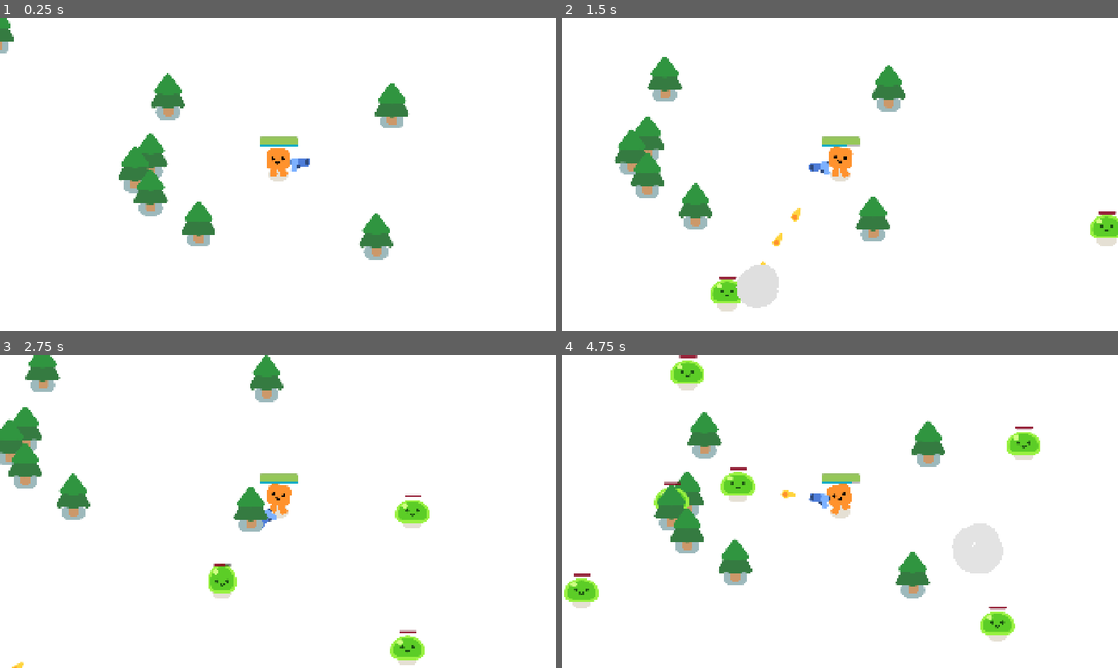
Above: before the commit, frames 1-4 (two rows, left to right).
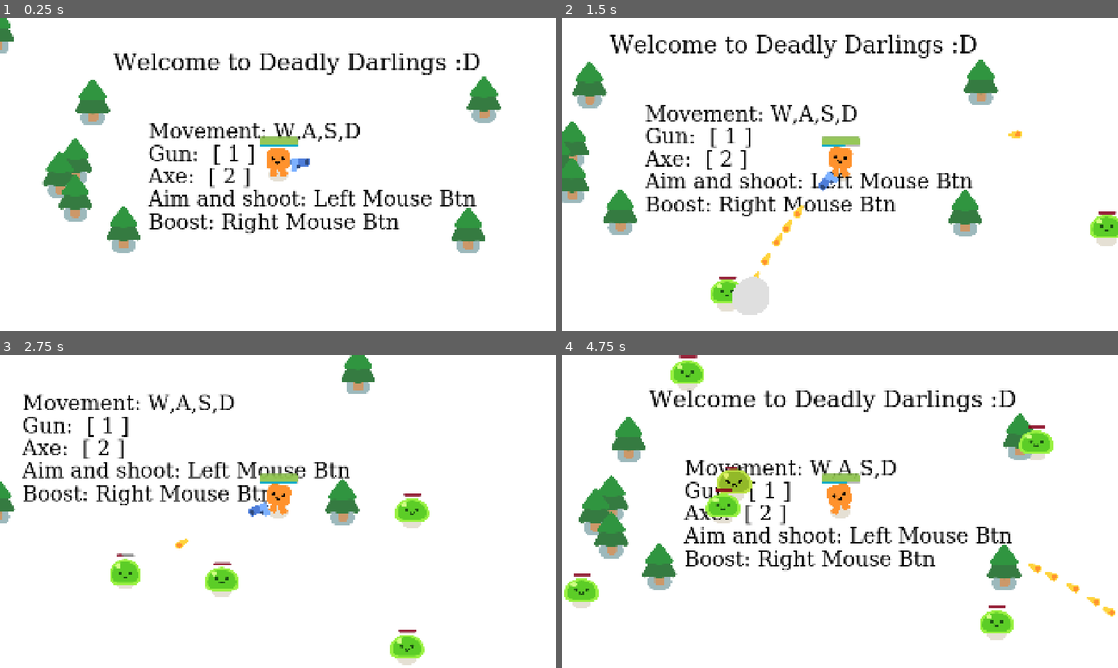
Above: after the commit, the same moments.

Repository: TohidEq/uni-godot-games
Game: Godot game, scene res://game.tscn
Same seed, same stepped clock (60 frames per second), same inputs: the game is played once before the commit and once after it.
Inputs (mouse positions are in pixels of both pictures, inside the frame that each line leads up to):
- Up to frame 1 (0.25 s): no input
- Up to frame 2 (1.5 s): move the mouse to (962, 158) at 0.52 s; hold D (move_right) 0.53-1.28 s; hold Right mouse button (boost) 0.53-1.28 s; click (962, 158) at 0.8 s; move the mouse to (728, 190) at 1.27 s; hold S (move_down) from 1.28 s (still down); click (728, 190) at 1.35 s
- Up to frame 3 (2.75 s): tap 2 (select_axe, bound only after the commit) at 1.55 s; move the mouse to (333, 442) at 2.02 s; release S (move_down) at 2.03 s; hold D (move_right) from 2.03 s (still down); hold 2 (select_axe, bound only after the commit) from 2.03 s (still down); tap 1 (select_wpn, bound only after the commit) at 2.3 s
- Up to frame 4 (4.75 s): move the mouse to (812, 574) at 2.77 s; release D (move_right) at 2.78 s; release 2 (select_axe, bound only after the commit) at 2.78 s; hold W (move_up) 2.78-3.53 s; tap 1 (select_wpn, bound only after the commit) at 2.85 s; right-click (812, 574) at 3.05 s; move the mouse to (1006, 558) at 3.52 s; hold Right mouse button (boost) 3.53-4.28 s; hold A (move_left) from 3.53 s (still down); click (1006, 558) at 3.8 s; move the mouse to (673, 464) at 4.27 s; click (673, 464) at 4.35 s; tap 2 (select_axe, bound only after the commit) at 4.55 s

The runs differ from the first frame. In frame 1, 12% of the frame differs, in the area x 7-91%, y 11-78%; in frame 2, 13%; in frame 3, 9.5%; in frame 4, 15%, in the area x 3-100%, y 11-92%.

Commit message:
Add Axe wpn

Diff:
--- /dev/null
+++ b/deadlydarlings/axe/axe.gd
@@ -0,0 +1,74 @@
+extends Node2D
+
+@onready var fire_rate_animation: AnimationPlayer = $FireRateAnimation
+
+
+@export var normal_firerate = 0.7
+var fire_rate = normal_firerate;
+
+var selected = true;
+
+@onready var timer: Timer = $Timer
+
+func _ready() -> void:
+  set_visible(false)
+
+
+func select_wpn(value=true):
+  selected = value;
+
+
+
+func _process(delta: float) -> void:
+  #set_visible(selected)
+  timer.set_wait_time(1.8 - fire_rate + 0.05)
+
+
+
+@onready var axe_pivot: Marker2D = $AxePivot
+
+
+func start_boost_firerate():
+  axe_pivot.scale.x=1.5
+  fire_animation.speed_scale=2
+  fire_rate = 1.8;
+  shoot()
+
+
+func end_boost_firerate():
+  axe_pivot.scale.x=1
+  fire_animation.speed_scale = 1
+  fire_rate = normal_firerate
+
+
+
+# mishe ye item ro zamin gozasht ke age khordimesh, in func ejra she...(10 sanie boost)s
+func boost_firerate():
+  fire_rate_animation.play("boost_firerate")
+
+
+@onready var fire_animation: AnimationPlayer = $FireAnimation
+
+func shoot():
+  if selected:
+    set_visible(true)
+    fire_animation.play("spin")
+
+
+
+
+func _on_timer_timeout() -> void:
+  if selected:
+    shoot()
+
+
+
+
+
+func _on_area_2d_body_entered(body: Node2D) -> void:
+  if body.has_method("take_damage"):
+    print("body:")
+    print(body)
+    body.take_damage();
+  if body.has_method("fallback"):
+    body.fallback(0.1)
--- /dev/null
+++ b/deadlydarlings/axe/axe.tscn
@@ -0,0 +1,186 @@
+[gd_scene load_steps=10 format=3 uid="uid://bpxnnn4pr0mya"]
+
+[ext_resource type="Script" uid="uid://dwtwcyi5qpd7h" path="res://axe/axe.gd" id="1_g4gfw"]
+[ext_resource type="Texture2D" uid="uid://bxw5x35lxhhmo" path="res://axe/Red Axe.png" id="1_ib58u"]
+
+[sub_resource type="CircleShape2D" id="CircleShape2D_g4gfw"]
+radius = 48.0
+
+[sub_resource type="RectangleShape2D" id="RectangleShape2D_ib58u"]
+size = Vector2(135, 20)
+
+[sub_resource type="Animation" id="Animation_g4gfw"]
+resource_name = "spin"
+length = 0.5
+tracks/0/type = "value"
+tracks/0/imported = false
+tracks/0/enabled = true
+tracks/0/path = NodePath("AxePivot:rotation")
+tracks/0/interp = 1
+tracks/0/loop_wrap = true
+tracks/0/keys = {
+"times": PackedFloat32Array(0, 0.5),
+"transitions": PackedFloat32Array(1, 1),
+"update": 0,
+"values": [0.0, 6.28319]
+}
+tracks/1/type = "value"
+tracks/1/imported = false
+tracks/1/enabled = true
+tracks/1/path = NodePath("AxePivot/Area2D/CollisionShape2D2:disabled")
+tracks/1/interp = 1
+tracks/1/loop_wrap = true
+tracks/1/keys = {
+"times": PackedFloat32Array(0, 0.5),
+"transitions": PackedFloat32Array(1, 1),
+"update": 1,
+"values": [false, true]
+}
+tracks/2/type = "value"
+tracks/2/imported = false
+tracks/2/enabled = true
+tracks/2/path = NodePath("AxePivot/Area2D/CollisionShape2D:disabled")
+tracks/2/interp = 1
+tracks/2/loop_wrap = true
+tracks/2/keys = {
+"times": PackedFloat32Array(0, 0.5),
+"transitions": PackedFloat32Array(1, 1),
+"update": 1,
+"values": [false, true]
+}
+tracks/3/type = "value"
+tracks/3/imported = false
+tracks/3/enabled = true
+tracks/3/path = NodePath("AxePivot:visible")
+tracks/3/interp = 1
+tracks/3/loop_wrap = true
+tracks/3/keys = {
+"times": PackedFloat32Array(0, 0.5),
+"transitions": PackedFloat32Array(1, 1),
+"update": 1,
+"values": [true, false]
+}
+
+[sub_resource type="Animation" id="Animation_qvt6e"]
+length = 0.001
+tracks/0/type = "value"
+tracks/0/imported = false
+tracks/0/enabled = true
+tracks/0/path = NodePath("AxePivot:rotation")
+tracks/0/interp = 1
+tracks/0/loop_wrap = true
+tracks/0/keys = {
+"times": PackedFloat32Array(0),
+"transitions": PackedFloat32Array(1),
+"update": 0,
+"values": [0.0]
+}
+tracks/1/type = "value"
+tracks/1/imported = false
+tracks/1/enabled = true
+tracks/1/path = NodePath("AxePivot/Area2D/CollisionShape2D2:disabled")
+tracks/1/interp = 1
+tracks/1/loop_wrap = true
+tracks/1/keys = {
+"times": PackedFloat32Array(0),
+"transitions": PackedFloat32Array(1),
+"update": 1,
+"values": [true]
+}
+tracks/2/type = "value"
+tracks/2/imported = false
+tracks/2/enabled = true
+tracks/2/path = NodePath("AxePivot/Area2D/CollisionShape2D:disabled")
+tracks/2/interp = 1
+tracks/2/loop_wrap = true
+tracks/2/keys = {
+"times": PackedFloat32Array(0),
+"transitions": PackedFloat32Array(1),
+"update": 1,
+"values": [true]
+}
+tracks/3/type = "value"
+tracks/3/imported = false
+tracks/3/enabled = true
+tracks/3/path = NodePath("AxePivot:visible")
+tracks/3/interp = 1
+tracks/3/loop_wrap = true
+tracks/3/keys = {
+"times": PackedFloat32Array(0),
+"transitions": PackedFloat32Array(1),
+"update": 1,
+"values": [true]
+}
+
+[sub_resource type="AnimationLibrary" id="AnimationLibrary_tvq3g"]
+_data = {
+&"RESET": SubResource("Animation_qvt6e"),
+&"spin": SubResource("Animation_g4gfw")
+}
+
+[sub_resource type="Animation" id="Animation_tvq3g"]
+resource_name = "boost_firerate"
+length = 10.0
+tracks/0/type = "method"
+tracks/0/imported = false
+tracks/0/enabled = true
+tracks/0/path = NodePath(".")
+tracks/0/interp = 1
+tracks/0/loop_wrap = true
+tracks/0/keys = {
+"times": PackedFloat32Array(0, 10),
+"transitions": PackedFloat32Array(1, 1),
+"values": [{
+"args": [],
+"method": &"start_boost_firerate"
+}, {
+"args": [],
+"method": &"end_boost_firerate"
+}]
+}
+
+[sub_resource type="AnimationLibrary" id="AnimationLibrary_68nvc"]
+_data = {
+&"boost_firerate": SubResource("Animation_tvq3g")
+}
+
+[node name="Axe" type="Node2D"]
+script = ExtResource("1_g4gfw")
+
+[node name="AxePivot" type="Marker2D" parent="."]
+
+[node name="Sprite2D" type="Sprite2D" parent="AxePivot"]
+position = Vector2(121, -5)
+rotation = 1.5708
+scale = Vector2(0.500912, 0.500912)
+texture = ExtResource("1_ib58u")
+
+[node name="Area2D" type="Area2D" parent="AxePivot"]
+collision_layer = 0
+collision_mask = 3
+
+[node name="CollisionShape2D" type="CollisionShape2D" parent="AxePivot/Area2D"]
+position = Vector2(185, 0)
+shape = SubResource("CircleShape2D_g4gfw")
+disabled = true
+
+[node name="CollisionShape2D2" type="CollisionShape2D" parent="AxePivot/Area2D"]
+position = Vector2(68.5, 0)
+shape = SubResource("RectangleShape2D_ib58u")
+disabled = true
+
+[node name="FireAnimation" type="AnimationPlayer" parent="."]
+libraries = {
+&"": SubResource("AnimationLibrary_tvq3g")
+}
+
+[node name="FireRateAnimation" type="AnimationPlayer" parent="."]
+libraries = {
+&"": SubResource("AnimationLibrary_68nvc")
+}
+
+[node name="Timer" type="Timer" parent="."]
+autostart = true
+
+[connection signal="body_entered" from="AxePivot/Area2D" to="." method="_on_area_2d_body_entered"]
+[connection signal="timeout" from="Timer" to="." method="_on_timer_timeout"]
--- a/deadlydarlings/bullet/bullet.gd
+++ b/deadlydarlings/bullet/bullet.gd
@@ -29,3 +29,5 @@
     print("body:")
     print(body)
     body.take_damage();
+  if body.has_method("fallback"):
+    body.fallback(0.005)
--- a/deadlydarlings/game.tscn
+++ b/deadlydarlings/game.tscn
@@ -9,6 +9,30 @@
 "points": PackedVector2Array(0, 0, 0, 0, -59, -69, 0, 0, 0, 0, 1998, -82, 0, 0, 0, 0, 2001, 1134, 0, 0, 0, 0, -56, 1145, 0, 0, 0, 0, -56, -69)
 }
 point_count = 5
+
+[sub_resource type="FontFile" id="FontFile_feb5d"]
+cache/0/72/0/ascent = 0.0
+cache/0/72/0/descent = 0.0
+cache/0/72/0/underline_position = 0.0
+cache/0/72/0/underline_thickness = 0.0
+cache/0/72/0/scale = 1.0
+cache/0/16/0/ascent = 0.0
+cache/0/16/0/descent = 0.0
+cache/0/16/0/underline_position = 0.0
+cache/0/16/0/underline_thickness = 0.0
+cache/0/16/0/scale = 1.0
+
+[sub_resource type="FontFile" id="FontFile_fc0e3"]
+cache/0/80/0/ascent = 0.0
+cache/0/80/0/descent = 0.0
+cache/0/80/0/underline_position = 0.0
+cache/0/80/0/underline_thickness = 0.0
+cache/0/80/0/scale = 1.0
+cache/0/16/0/ascent = 0.0
+cache/0/16/0/descent = 0.0
+cache/0/16/0/underline_position = 0.0
+cache/0/16/0/underline_thickness = 0.0
+cache/0/16/0/scale = 1.0
 
 [node name="Game" type="Node2D"]
 y_sort_enabled = true
@@ -69,25 +93,25 @@
 y_sort_enabled = true
 
 [node name="PrineTree" parent="Trees" instance=ExtResource("2_e2o6t")]
-position = Vector2(506, 555)
+position = Vector2(246, 574)
 
 [node name="PrineTree2" parent="Trees" instance=ExtResource("2_e2o6t")]
-position = Vector2(620, 304)
+position = Vector2(360, 323)
 
 [node name="PrineTree3" parent="Trees" instance=ExtResource("2_e2o6t")]
-position = Vector2(1393, 335)
+position = Vector2(1711, 314)
 
 [node name="PrineTree4" parent="Trees" instance=ExtResource("2_e2o6t")]
-position = Vector2(1339, 786)
+position = Vector2(1657, 765)
 
 [node name="PrineTree5" parent="Trees" instance=ExtResource("2_e2o6t")]
-position = Vector2(560, 509)
+position = Vector2(300, 528)
 
 [node name="PrineTree6" parent="Trees" instance=ExtResource("2_e2o6t")]
-position = Vector2(560, 635)
+position = Vector2(300, 654)
 
 [node name="PrineTree7" parent="Trees" instance=ExtResource("2_e2o6t")]
-position = Vector2(726, 743)
+position = Vector2(466, 762)
 
 [node name="PrineTree8" parent="Trees" instance=ExtResource("2_e2o6t")]
 position = Vector2(-803, -154)
@@ -278,5 +302,32 @@
 [node name="PrineTree70" parent="Trees" instance=ExtResource("2_e2o6t")]
 position = Vector2(-1363, -1044)
 
+[node name="HowToPlay" type="Label" parent="."]
+offset_left = 552.0
+offset_top = 222.0
+offset_right = 1621.0
+offset_bottom = 842.0
+theme_override_colors/font_color = Color(0, 0, 0, 1)
+theme_override_fonts/font = SubResource("FontFile_feb5d")
+theme_override_font_sizes/font_size = 72
+text = "Movement: W,A,S,D
+Gun:  [ 1 ]
+Axe:  [ 2 ]
+Aim and shoot: Left Mouse Btn
+
+Boost: Right Mouse Btn"
+vertical_alignment = 1
+
+[node name="Welcome" type="Label" parent="."]
+offset_left = 430.0
+offset_top = 57.0
+offset_right = 1614.0
+offset_bottom = 215.0
+theme_override_colors/font_color = Color(0, 0, 0, 1)
+theme_override_fonts/font = SubResource("FontFile_fc0e3")
+theme_override_font_sizes/font_size = 80
+text = "Welcome to Deadly Darlings :D"
+vertical_alignment = 1
+
 [connection signal="health_depleted" from="Player" to="." method="_on_player_health_depleted"]
 [connection signal="timeout" from="Timer" to="." method="_on_timer_timeout"]
--- a/deadlydarlings/gun/gun.gd
+++ b/deadlydarlings/gun/gun.gd
@@ -5,17 +5,30 @@
 const BULLET = preload("res://bullet/bullet.tscn")
 @onready var fire_rate_animation: AnimationPlayer = $FireRateAnimation
 
+
 @onready var timer: Timer = $Timer
 
 
 @export var normal_firerate = 0.7
+@export var boost_firerate_val = 0.94
 var fire_rate = normal_firerate;
 
 var is_enemy_close = false;
 
+var selected = true;
+
+
+func select_wpn(value=true):
+  selected = value;
+
 
 
 func _process(delta: float) -> void:
+
+
+  set_visible(selected)
+
+
   timer.set_wait_time( 1.0 - fire_rate)
   rotation_degrees = wrap(rotation_degrees,0,360);
   if rotation_degrees > 90 and rotation_degrees < 270:
@@ -53,17 +66,19 @@
 
 
 func _on_timer_timeout() -> void:
-  if is_enemy_close:
+  if is_enemy_close and selected:
     shoot()
   pass # Replace with function body.
 
 
 func start_boost_firerate():
-  fire_rate = 0.9;
+  fire_rate = boost_firerate_val;
 
 func end_boost_firerate():
   fire_rate = normal_firerate
 
 
+
+# mishe ye item ro zamin gozasht ke age khordimesh, in func ejra she...(10 sanie boost)
 func boost_firerate():
   fire_rate_animation.play("boost_firerate")
--- a/deadlydarlings/mob/mob.gd
+++ b/deadlydarlings/mob/mob.gd
@@ -11,6 +11,8 @@
 
 var health = 3;
 
+var FollowPlayer = 1;
+
 func _ready() -> void:
   slime.play_walk()
 
@@ -18,8 +20,9 @@
   var direction = global_position.direction_to(player.global_position);
 
 
-  velocity = direction * speed;
+  velocity = direction * speed * FollowPlayer;
   move_and_slide()
+
 
 
 func take_damage():
@@ -42,4 +45,21 @@
   speed = 200.0
 
 func play_hitting():
-  animation_player.play("stop_for_a_moment")
+  #animation_player.play("stop_for_a_moment")
+  pass
+
+
+
+func start_fallback():
+  FollowPlayer = -1;
+
+func end_fallback():
+  FollowPlayer = 1
+
+
+@onready var fallback_anim: AnimationPlayer = $FallbackAnim
+
+func fallback(fallback_distance = 1.0):
+
+  fallback_anim.speed_scale= 1.0-fallback_distance
+  fallback_anim.play("fallback")
--- a/deadlydarlings/mob/mob.tscn
+++ b/deadlydarlings/mob/mob.tscn
@@ -46,6 +46,32 @@
 corner_radius_bottom_right = 6
 corner_radius_bottom_left = 6
 
+[sub_resource type="Animation" id="Animation_pirjb"]
+resource_name = "fallback"
+length = 0.4
+tracks/0/type = "method"
+tracks/0/imported = false
+tracks/0/enabled = true
+tracks/0/path = NodePath(".")
+tracks/0/interp = 1
+tracks/0/loop_wrap = true
+tracks/0/keys = {
+"times": PackedFloat32Array(0, 0.4),
+"transitions": PackedFloat32Array(1, 1),
+"values": [{
+"args": [],
+"method": &"start_fallback"
+}, {
+"args": [],
+"method": &"end_fallback"
+}]
+}
+
+[sub_resource type="AnimationLibrary" id="AnimationLibrary_mixeo"]
+_data = {
+&"fallback": SubResource("Animation_pirjb")
+}
+
 [node name="Mob" type="CharacterBody2D"]
 collision_layer = 2
 collision_mask = 3
@@ -72,3 +98,8 @@
 max_value = 3.0
 value = 3.0
 show_percentage = false
+
+[node name="FallbackAnim" type="AnimationPlayer" parent="."]
+libraries = {
+&"": SubResource("AnimationLibrary_mixeo")
+}
--- a/deadlydarlings/player/player.gd
+++ b/deadlydarlings/player/player.gd
@@ -4,38 +4,62 @@
 
 @onready var happy_boo: Node2D = $HappyBoo
 @onready var progress_bar: ProgressBar = $ProgressBar
-@onready var timer: Timer = $Timer
 @onready var mana_bar: ProgressBar = $ManaBar
 @onready var gun: Area2D = $Gun
+@onready var axe: Node2D = $Axe
 
+enum WPNS{
+  GUN,
+  AXE
+}
 
 const SPEED = 300.0
 const DAMAGE_RATE = 5.0
 var health = 100.0
 
-var mana = 100;
+var mana = 200;
 var mana_drain_rate = 2;
 var mana_refill_rate = 1;
 
+var wpn = WPNS.GUN
 func _ready() -> void:
   #timer.set_wait_time(0.1)
+  choice_wpn()
   pass
+
+
+var boosting = false;
+
+func _process(delta: float) -> void:
+  pass
+
+
 
 func _physics_process(delta: float) -> void:
   mana_bar.value=mana
 
-  if (mana<100 and not Input.is_action_just_pressed("boost")):
+
+  if (mana<200 and boosting==false):
     mana += mana_refill_rate
+    gun.end_boost_firerate();
+    axe.end_boost_firerate();
 
-  if Input.is_action_pressed("boost"):
-    if(mana>0):
-      mana -= mana_drain_rate
-
+  if (boosting):
+    if(mana >10):
+      axe.start_boost_firerate();
       gun.start_boost_firerate();
     else:
       gun.end_boost_firerate();
+      axe.end_boost_firerate();
+
+
+  if Input.is_action_pressed("boost"):
+    if mana>=mana_drain_rate:
+      mana -= mana_drain_rate
+      boosting=true
+
   if Input.is_action_just_released("boost"):
-    gun.end_boost_firerate();
+    boosting=false
 
 
 
@@ -68,6 +92,29 @@
       health_depleted.emit()
 
 
+func _input(event: InputEvent) -> void:
+
+  if event.is_action_pressed("select_wpn"):
+    wpn = WPNS.GUN
+  if event.is_action_pressed("select_axe"):
+    wpn = WPNS.AXE
+
+  choice_wpn()
+
+func choice_wpn() -> void:
+  #  unselect all
+  gun.select_wpn(false)
+  axe.select_wpn(false)
+
+  #  select the selected one
+  match  wpn:
+    WPNS.GUN:
+      gun.select_wpn(true)
+    WPNS.AXE:
+      axe.select_wpn(true)
+    _:
+      print("wrong wpn selected")
+
 func _on_hit_box_body_shape_entered(body_rid: RID, body: Node2D, body_shape_index: int, local_shape_index: int) -> void:
   body.play_hitting()
 
--- a/deadlydarlings/player/player.tscn
+++ b/deadlydarlings/player/player.tscn
@@ -1,8 +1,9 @@
-[gd_scene load_steps=9 format=3 uid="uid://c0pf21fe3yl3w"]
+[gd_scene load_steps=10 format=3 uid="uid://c0pf21fe3yl3w"]
 
 [ext_resource type="PackedScene" uid="uid://pbmyh1qru7p" path="res://characters/happy_boo/happy_boo.tscn" id="1_oul6g"]
 [ext_resource type="Script" uid="uid://bvrpkfy1uj014" path="res://player/player.gd" id="1_rkbax"]
 [ext_resource type="PackedScene" uid="uid://brjtu3wkx7ux2" path="res://gun/gun.tscn" id="3_g1dw6"]
+[ext_resource type="PackedScene" uid="uid://bpxnnn4pr0mya" path="res://axe/axe.tscn" id="4_yw30f"]
 
 [sub_resource type="CircleShape2D" id="CircleShape2D_rkbax"]
 radius = 28.0
@@ -42,7 +43,11 @@
 [node name="Camera2D" type="Camera2D" parent="."]
 
 [node name="Gun" parent="." instance=ExtResource("3_g1dw6")]
+visible = false
 position = Vector2(1, -34)
+
+[node name="Axe" parent="." instance=ExtResource("4_yw30f")]
+position = Vector2(0, -46)
 
 [node name="HitBox" type="Area2D" parent="."]
 unique_name_in_owner = true
@@ -69,6 +74,7 @@
 offset_right = 67.0
 offset_bottom = -97.0
 theme_override_styles/fill = SubResource("StyleBoxFlat_qjkh3")
+max_value = 200.0
 value = 100.0
 show_percentage = false
 
--- a/deadlydarlings/project.godot
+++ b/deadlydarlings/project.godot
@@ -127,6 +127,16 @@
 "events": [Object(InputEventMouseButton,"resource_local_to_scene":false,"resource_name":"","device":-1,"window_id":0,"a …(258 unchanged characters)…
 ]
 }
+select_wpn={
+"deadzone": 0.2,
+"events": [Object(InputEventKey,"resource_local_to_scene":false,"resource_name":"","device":-1,"window_id":0,"alt_pressed":false,"shift_pressed":false,"ctrl_pressed":false,"meta_pressed":false,"pressed":false,"keycode":0,"physical_keycode":49,"key_label":0,"unicode":49,"location":0,"echo":false,"script":null)
+]
+}
+select_axe={
+"deadzone": 0.2,
+"events": [Object(InputEventKey,"resource_local_to_scene":false,"resource_name":"","device":-1,"window_id":0,"alt_pressed":false,"shift_pressed":false,"ctrl_pressed":false,"meta_pressed":false,"pressed":false,"keycode":0,"physical_keycode":50,"key_label":0,"unicode":50,"location":0,"echo":false,"script":null)
+]
+}
 
 [layer_names]
 
Binary file added: deadlydarlings/axe/Red Axe.png
Not shown, added: deadlydarlings/axe/Red Axe.png.import
Not shown, added: deadlydarlings/axe/axe.gd.uid
Not shown: 1 places in deadlydarlings/game.tscn that only renumber resources
Not shown: 1 places in deadlydarlings/mob/mob.tscn that only renumber resources
